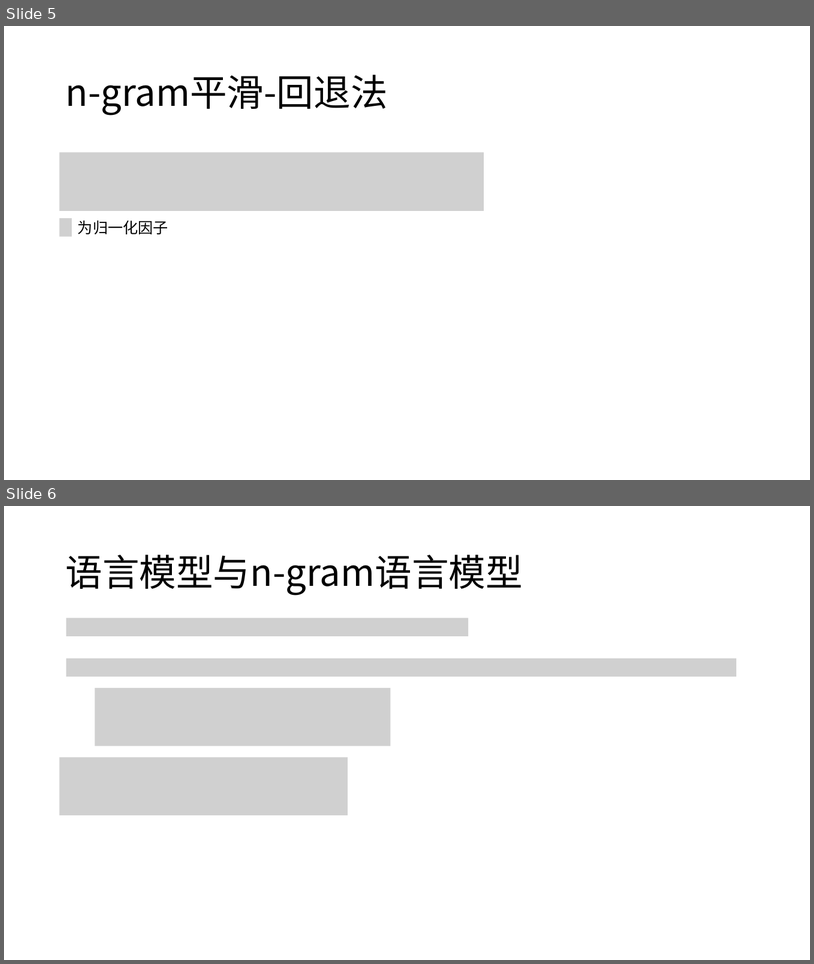
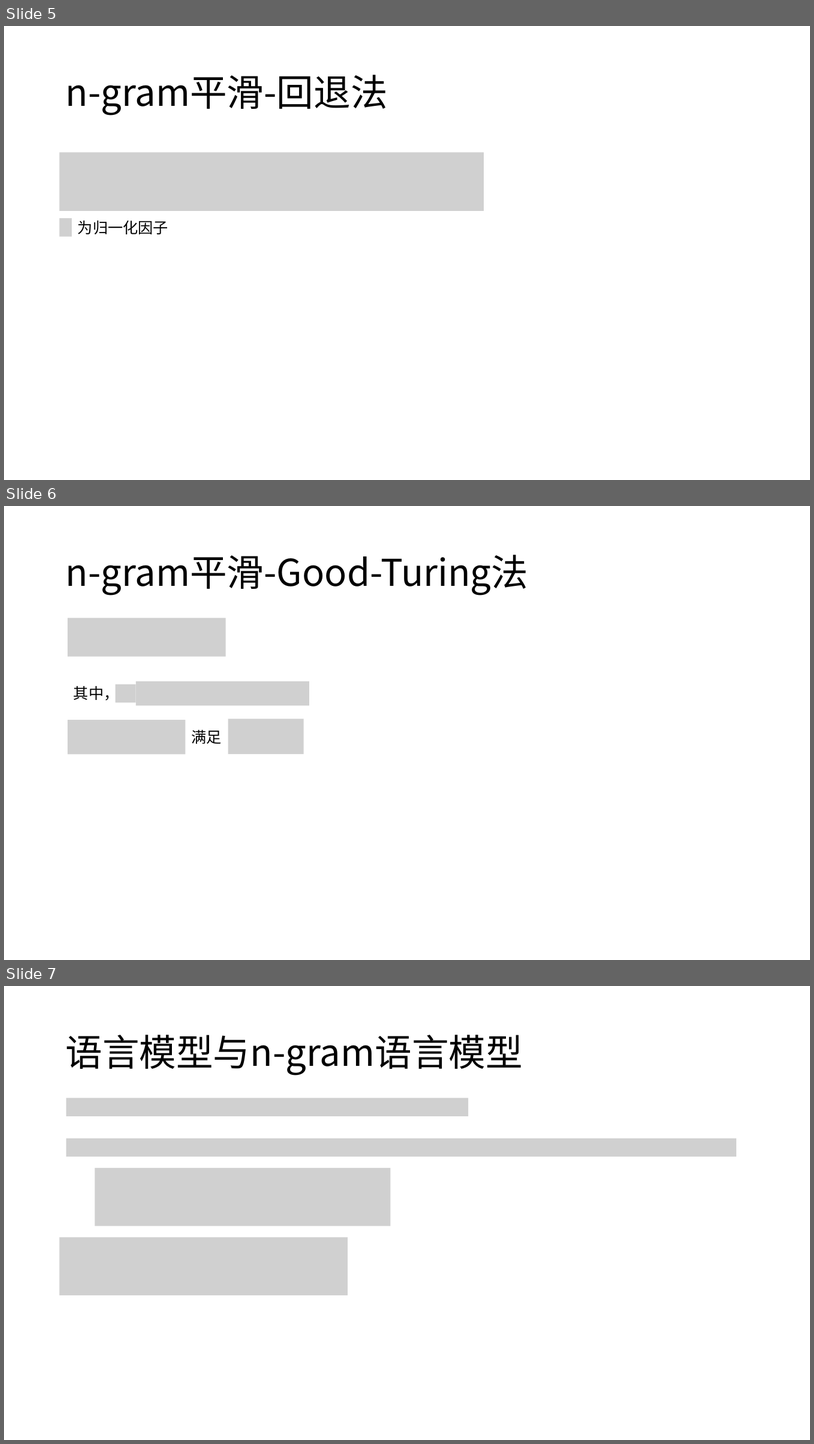
Before and after one commit to panda2019-ai/natural_language_processing, a slide deck: doc/语言模型.pptx. Shown one above the other, each under a label of ours: slides 5 and 6 before the commit, slides 5, 6 and 7 after it. The pictures are 814x964 and 814x1444 pixels, drawn with LibreOffice and Linux fonts; fonts in the diff are those of the drawing; grey boxes stand for pictures. Boxes give left, top, right and bottom in pixels: in the first picture for what was removed or moved away, otherwise in the second. Text is boxed around its words. In the diff, an @@ line names an element or a change of style, - is before the commit and + after.

Commit message:
add good-turing

```diff
--- a/doc/语言模型.pptx
+++ b/doc/语言模型.pptx
@@ slide 6 added at (4, 506, 810, 960), background #FFFFFF @@
@@ title added at (65, 555, 528, 595), 44 pt, text #000000 @@
+n-gram平滑-Good-Turing法
@@ picture added at (68, 618, 225, 657) @@
@@ text added at (74, 684, 119, 702), 18 pt, text #000000 @@
+其中，
@@ picture added at (116, 684, 136, 703) @@
@@ picture added at (136, 681, 309, 705) @@
@@ picture added at (68, 720, 185, 754) @@
@@ picture added at (228, 719, 304, 754) @@
@@ text added at (191, 729, 221, 744), 18 pt, text #000000 @@
+满足
@@ what was slide 6 is now slide 7 @@
```
